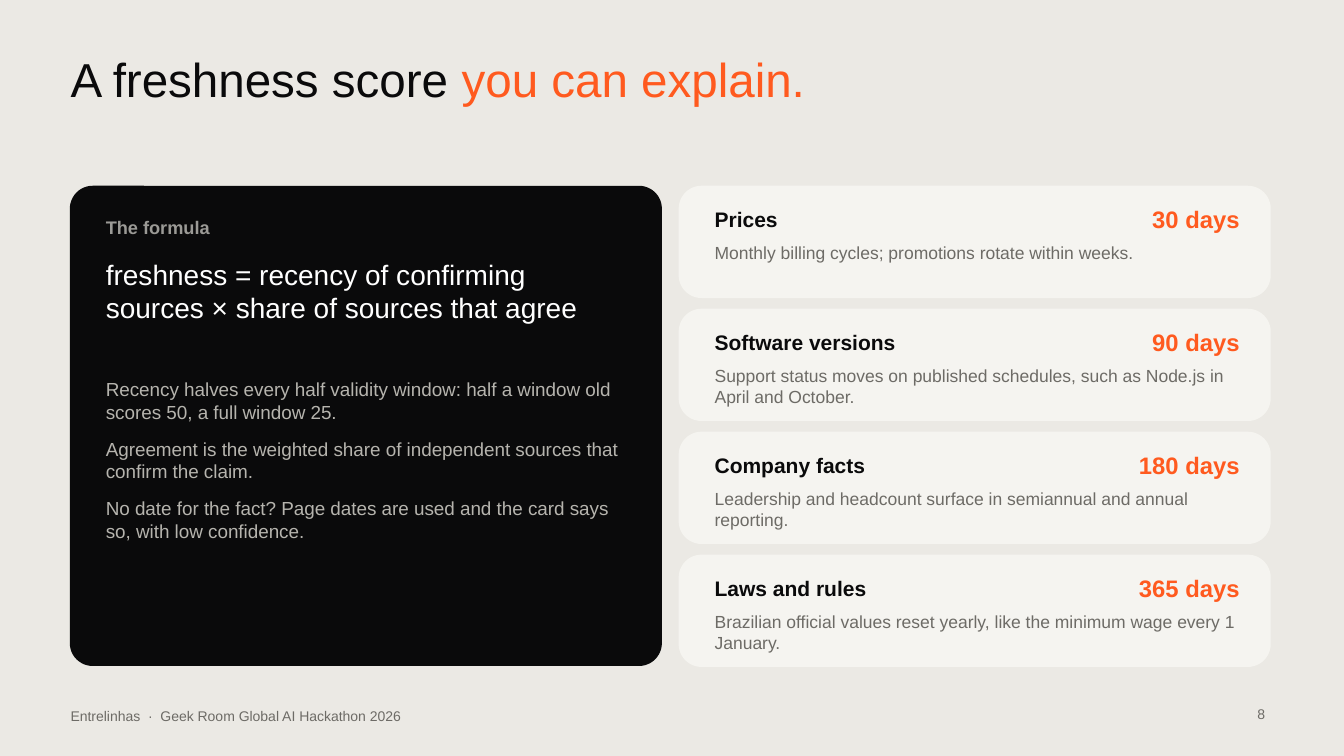
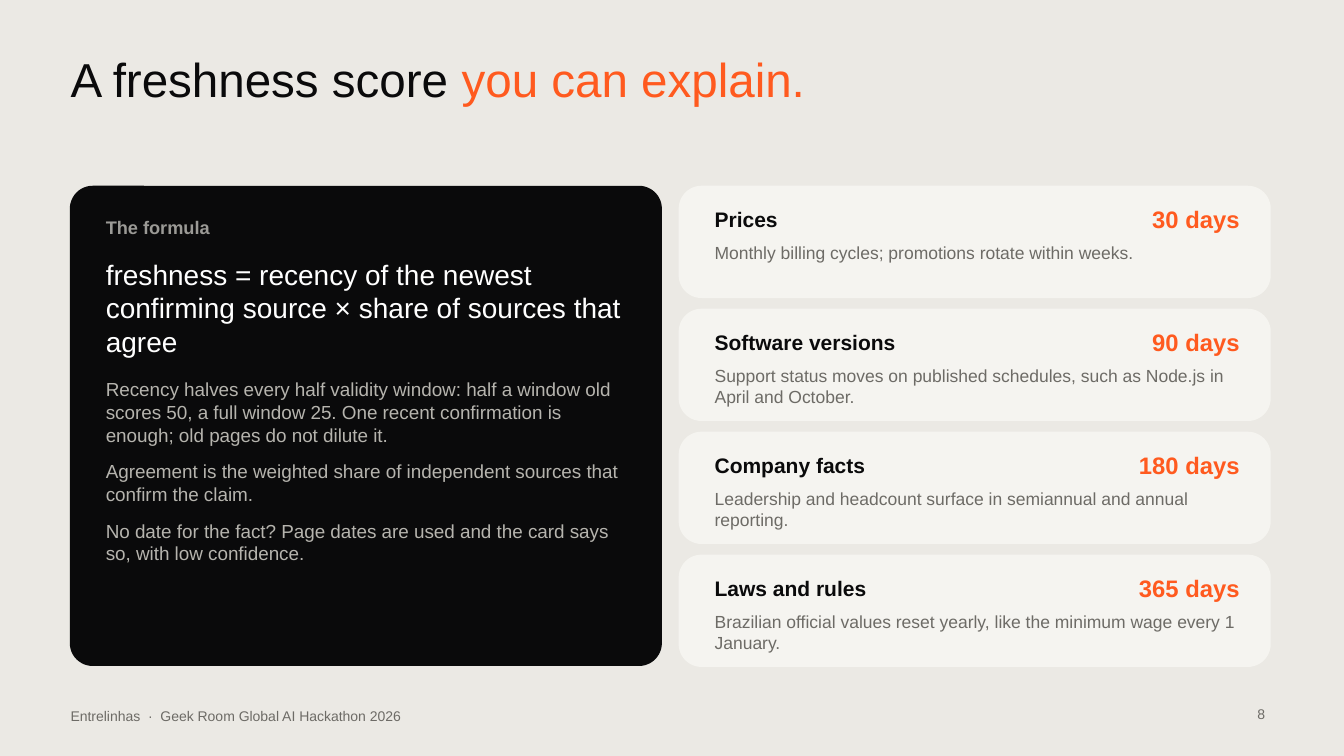
Before and after one commit to contatoalicecandido-lab/entrelinhas, a slide deck: slide 8 of submission/Entrelinhas_Pitch_Deck.pptx. Drawn at 1344x756 pixels with LibreOffice and Linux fonts; fonts in the diff are those of the drawing. Boxes give left, top, right and bottom in pixels: in the first picture for what was removed or moved away, otherwise in the second. Text is boxed around its words. In the diff, an @@ line names an element or a change of style, - is before the commit and + after.

```diff
--- a/submission/Entrelinhas_Pitch_Deck.pptx
+++ b/submission/Entrelinhas_Pitch_Deck.pptx
@@ text at [106, 264, 621, 357]: text changed @@
-freshness = recency of confirming sources × share of sources that agree
+freshness = recency of the newest confirming source × share of sources that agree
@@ text at [106, 382, 610, 446]: text changed @@
-Recency halves every half validity window: half a window old scores 50, a full window 25.
+Recency halves every half validity window: half a window old scores 50, a full window 25. One recent confirmation is enough; old pages do not dilute it.
```
Also in this commit, not shown: 5 other slides changed, 26 other files.
